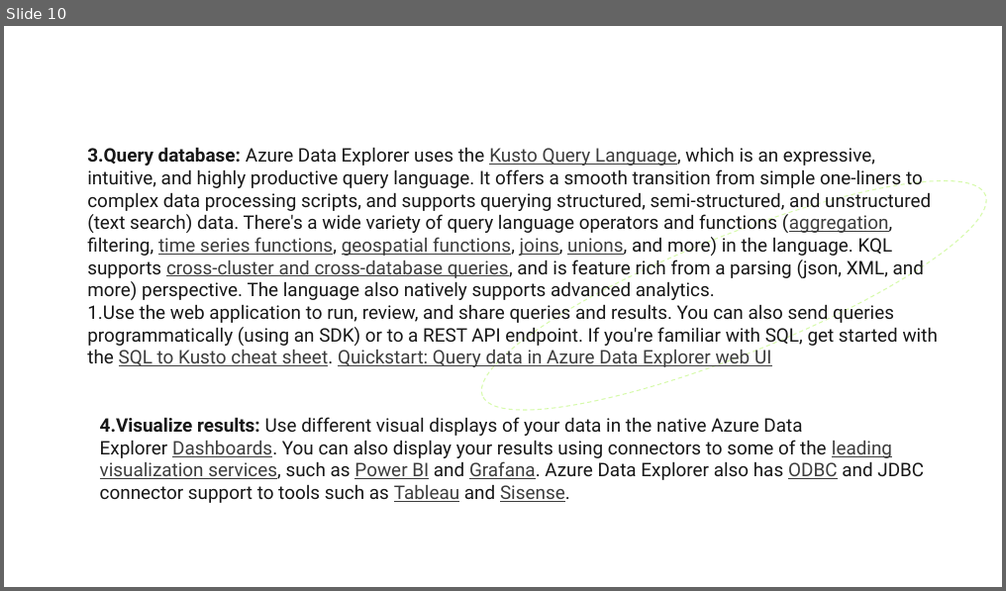
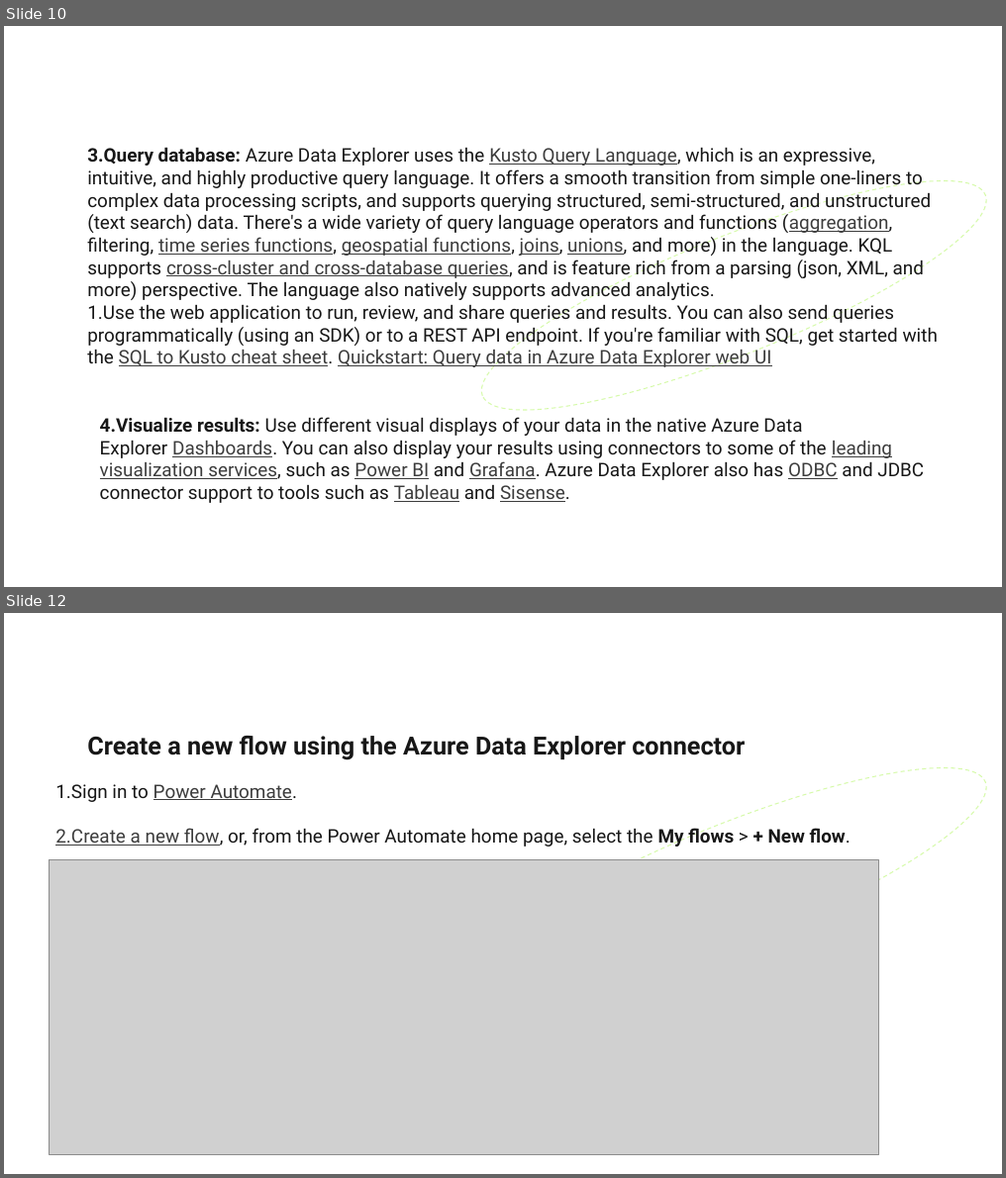
Before and after one commit to Deloitte-Azure-Accelerators/DataExplorer, a slide deck: Azure Data Explorer.pptx. Shown one above the other, each under a label of ours: slide 10 before the commit, slides 10 and 12 after it; the slides between them are not shown. The pictures are 1006x591 and 1006x1178 pixels, drawn with LibreOffice and Linux fonts; fonts in the diff are those of the drawing; grey boxes stand for pictures; background and template pictures are left out. Boxes give left, top, right and bottom in pixels: in the first picture for what was removed or moved away, otherwise in the second. Text is boxed around its words. In the diff, an @@ line names an element or a change of style, - is before the commit and + after.

```diff
--- a/Azure Data Explorer.pptx
+++ b/Azure Data Explorer.pptx
@@ slide 12 added at [4,613,1002,1174], background #FFFFFF; not listed: 1 template element that a slide beside it also shows @@
@@ ellipse added at [460,727,1002,1039], outline #86F200 1 pt dashed @@
@@ text added at [87,736,745,761], 24 pt, text #171717, bold @@
+Create a new flow using the Azure Data Explorer connector
@@ text added at [55,784,850,849], 18 pt, text #171717 @@
+1.Sign in to Power Automate.
+2.Create a new flow, or, from the Power Automate home page, select the My flows > + New flow.
@@ picture added at [49,860,878,1155] @@
```
Also in this commit, not shown: 10 other slides added.
